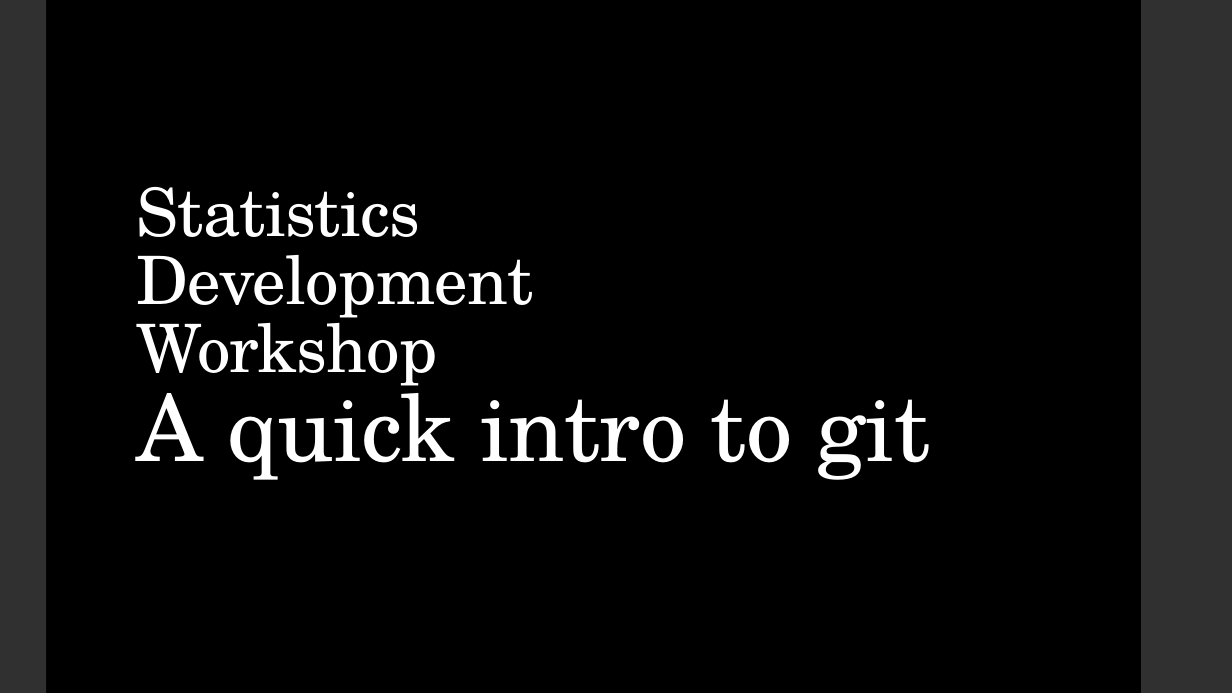
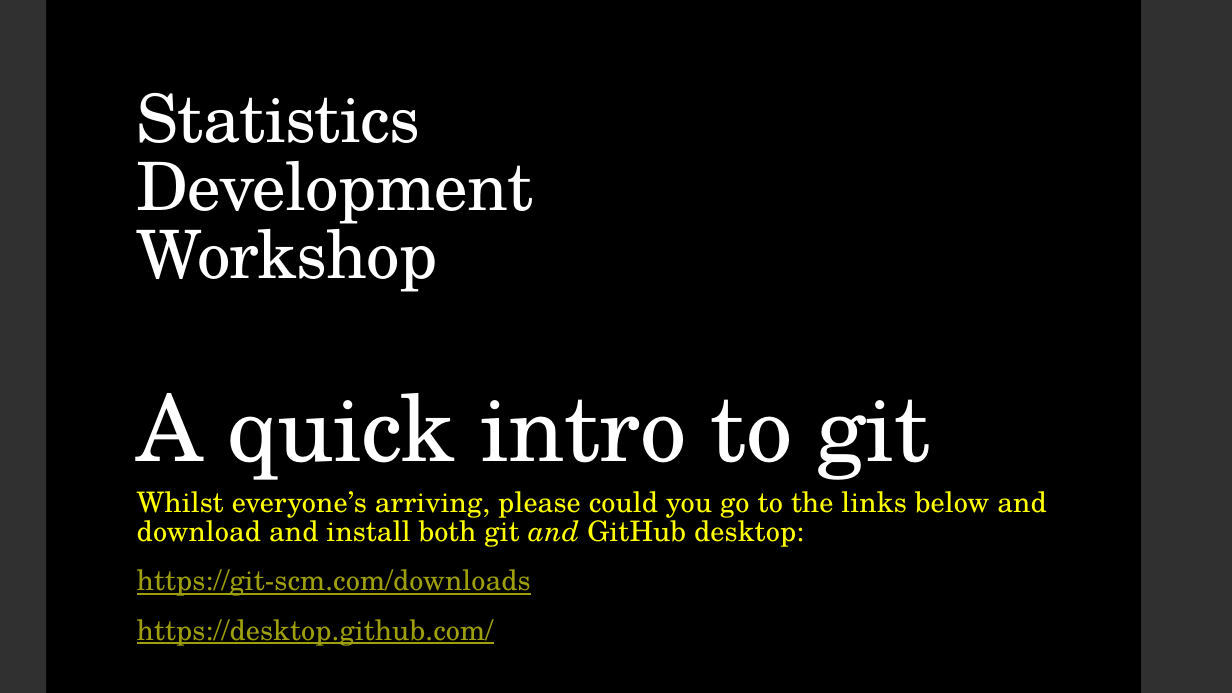
Before and after one commit to dfe-analytical-services/techskills_workshops, a slide deck: slide 1 of slides/workshopslides_quick-git.pptx. Drawn at 1232x693 pixels with LibreOffice and Linux fonts; fonts in the diff are those of the drawing. Boxes give left, top, right and bottom in pixels: in the first picture for what was removed or moved away, otherwise in the second. Text is boxed around its words. In the diff, an @@ line names an element or a change of style, - is before the commit and + after.

Commit message:
Added slides on merging and rebasing to quick-git

```diff
--- a/slides/workshopslides_quick-git.pptx
+++ b/slides/workshopslides_quick-git.pptx
@@ title "Statistics Development Workshop A quick ..." rewrapped from (x1=137, y1=187, x2=930, y2=480) to (x1=137, y1=93, x2=930, y2=480) @@
@@ subtitle added at (x1=137, y1=491, x2=1046, y2=646), 22 pt, text #FFFF00 @@
+Whilst everyone’s arriving, please could you go to the links below and download and install both git and GitHub desktop:
+https://git-scm.com/downloads
+https://desktop.github.com/
```
Also in this commit, not shown: 2 slides added.
